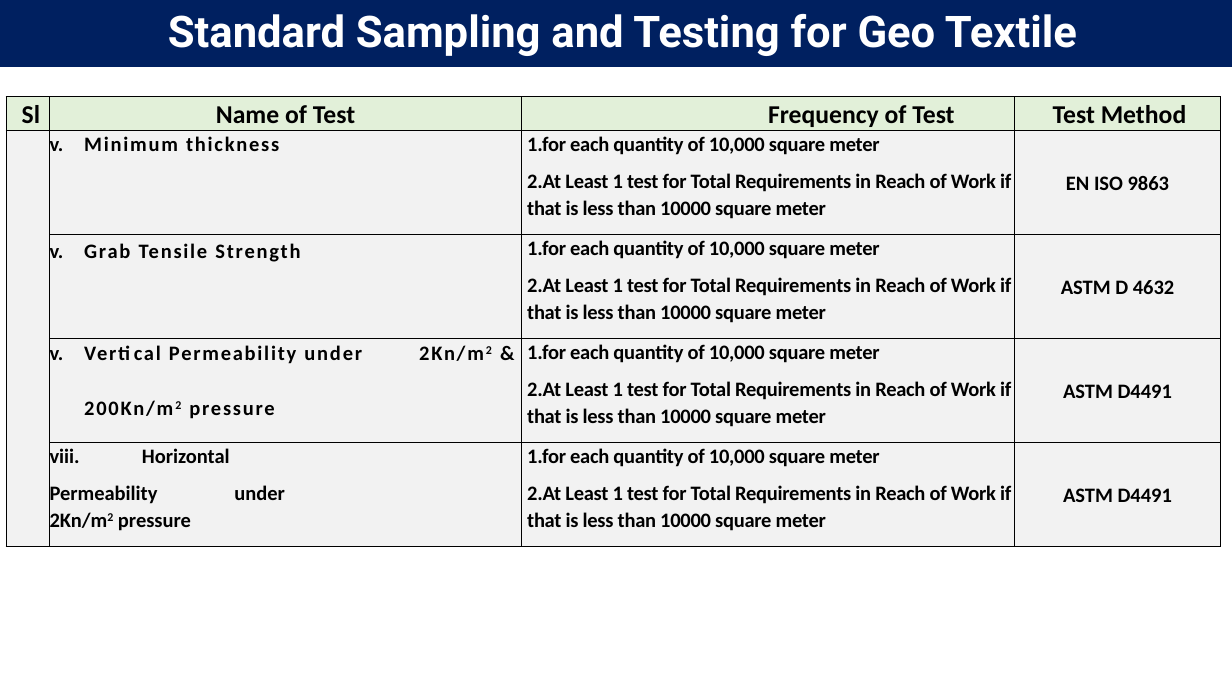
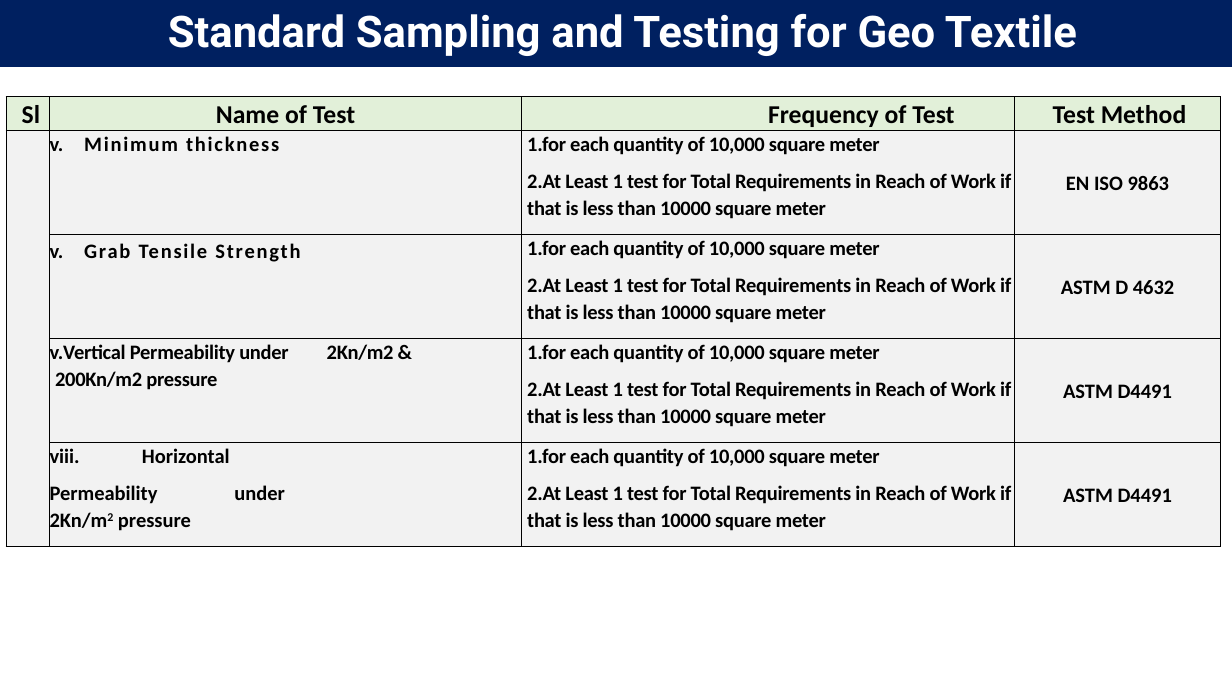
Before and after one commit to jakariapervez/cmis6, a slide deck: slide 28 of Civilworks cost/Expenditure Preparations/SPEC_24_11_2020/Follow UP on JICA Meeting and Actions Required To be Taken with test.pptx. Drawn at 1232x693 pixels with LibreOffice and Linux fonts; fonts in the diff are those of the drawing; background and template pictures are left out. Boxes give left, top, right and bottom in pixels: in the first picture for what was removed or moved away, otherwise in the second. Text is boxed around its words. In the diff, an @@ line names an element or a change of style, - is before the commit and + after.

```diff
--- a/Civilworks cost/Expenditure Preparations/SPEC_24_11_2020/Follow UP on JICA Meeting and Actions Required To be Taken with test.pptx
+++ b/Civilworks cost/Expenditure Preparations/SPEC_24_11_2020/Follow UP on JICA Meeting and Actions Required To be Taken with test.pptx
@@ table at [6, 97, 1221, 546] @@
@@ now on the baseline in "2Kn/m2 200Kn/m2" @@
@@ letter spacing 1.4 to -0.2 pt in "Vertical Permeability under 2Kn/m2 & 200Kn/m2 pressure" @@
@@ indent changed @@
@@ line spacing 1.1 to 1.07 @@
@@ more space between paragraphs @@
```
Also in this commit, not shown: 2 other slides changed, 5 other files.
